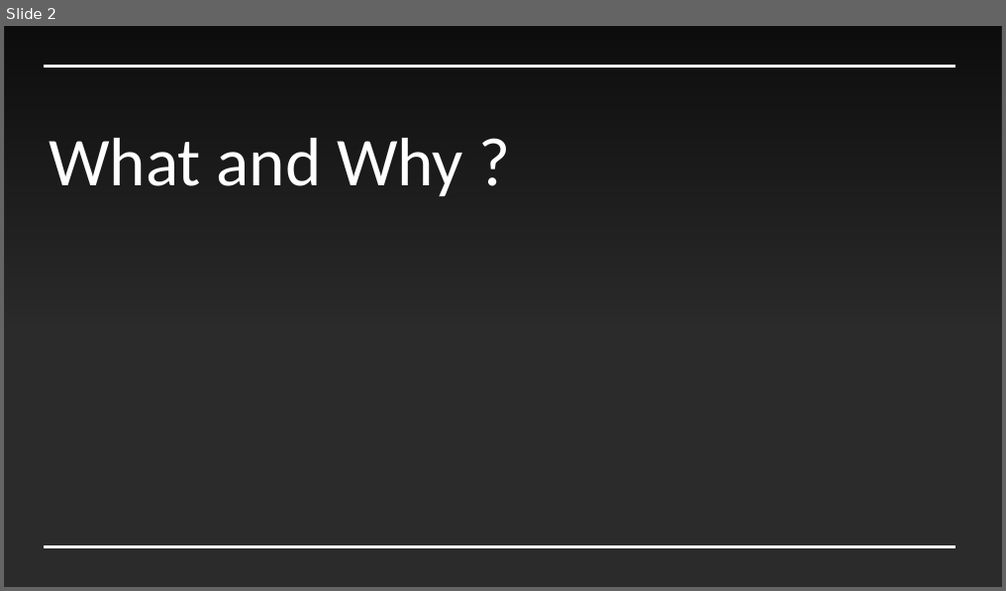
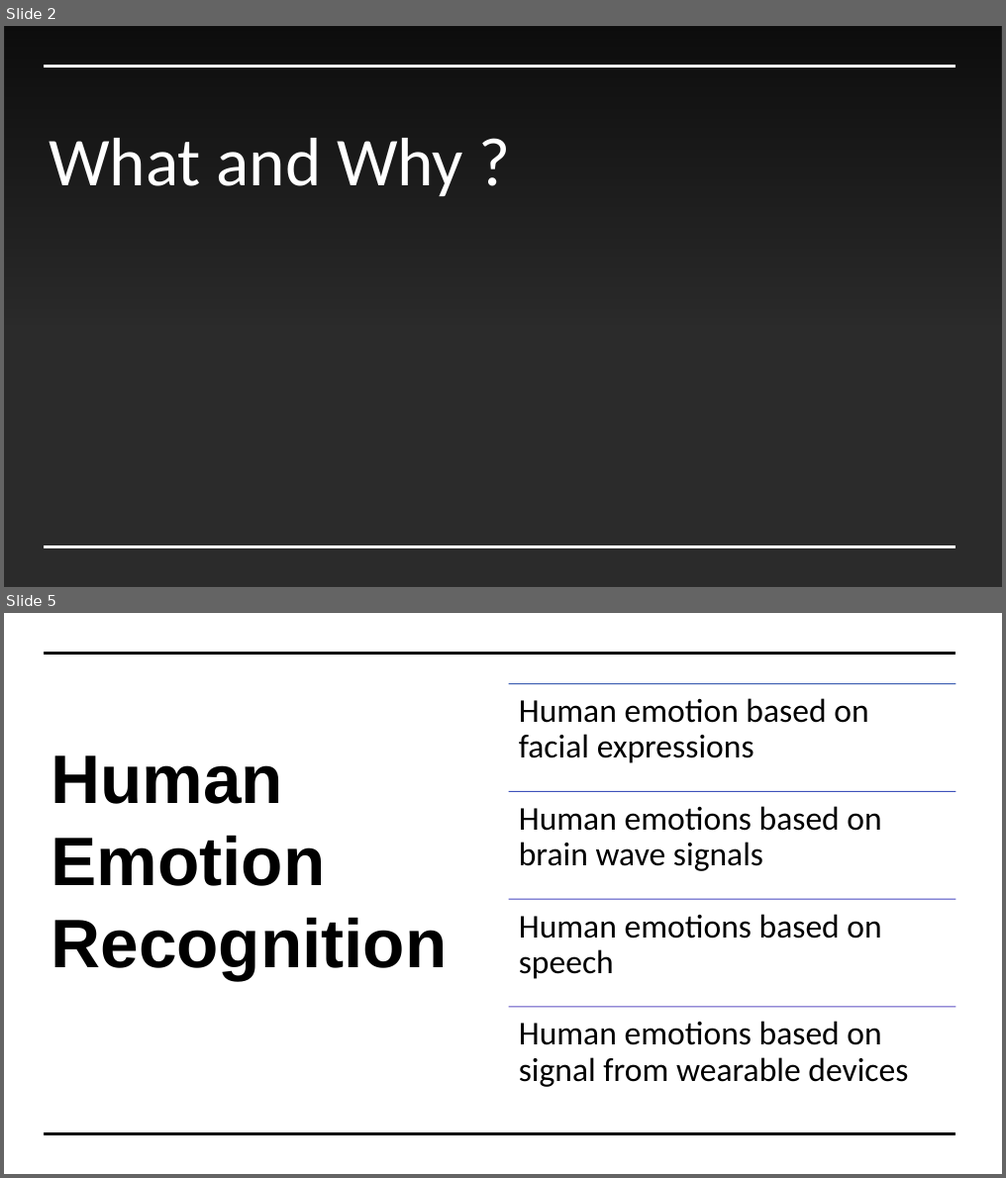
Before and after one commit to nguyencong1227/emotion_regconition, a slide deck: Emotion Recognition.pptx. Shown one above the other, each under a label of ours: slide 2 before the commit, slides 2 and 5 after it; the slides between them are not shown. The pictures are 1006x591 and 1006x1178 pixels, drawn with LibreOffice and Linux fonts; fonts in the diff are those of the drawing; background and template pictures are left out; a plain dark background stands for a picture behind light text. Boxes give left, top, right and bottom in pixels: in the first picture for what was removed or moved away, otherwise in the second. Text is boxed around its words. In the diff, an @@ line names an element or a change of style, - is before the commit and + after.

```diff
--- a/Emotion Recognition.pptx
+++ b/Emotion Recognition.pptx
@@ slide 5 added at bbox=[4, 613, 1002, 1174], background #FFFFFF @@
@@ line added from (44, 654) to (956, 654), #000000 2.25 pt @@
@@ title added at bbox=[51, 756, 447, 980], 66 pt, text #000000, bold @@
+Human Emotion Recognition
@@ group added at bbox=[509, 684, 956, 1087]: 4 lines, 4 texts @@
+Human emotion based on facial expressions
+Human emotions based on brain wave signals
+Human emotions based on speech
+Human emotions based on signal from wearable devices
@@ line added from (44, 1134) to (956, 1134), #000000 2.25 pt @@
```
Also in this commit, not shown: 6 other slides added, 1 slide removed, 3 other files.
